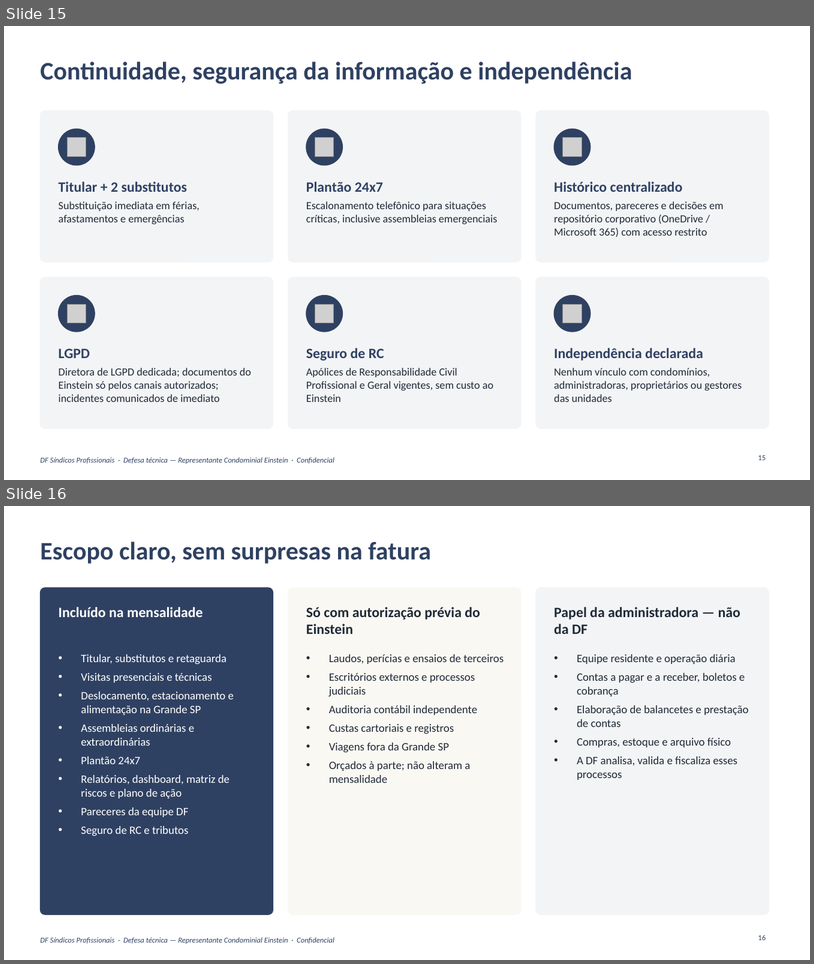
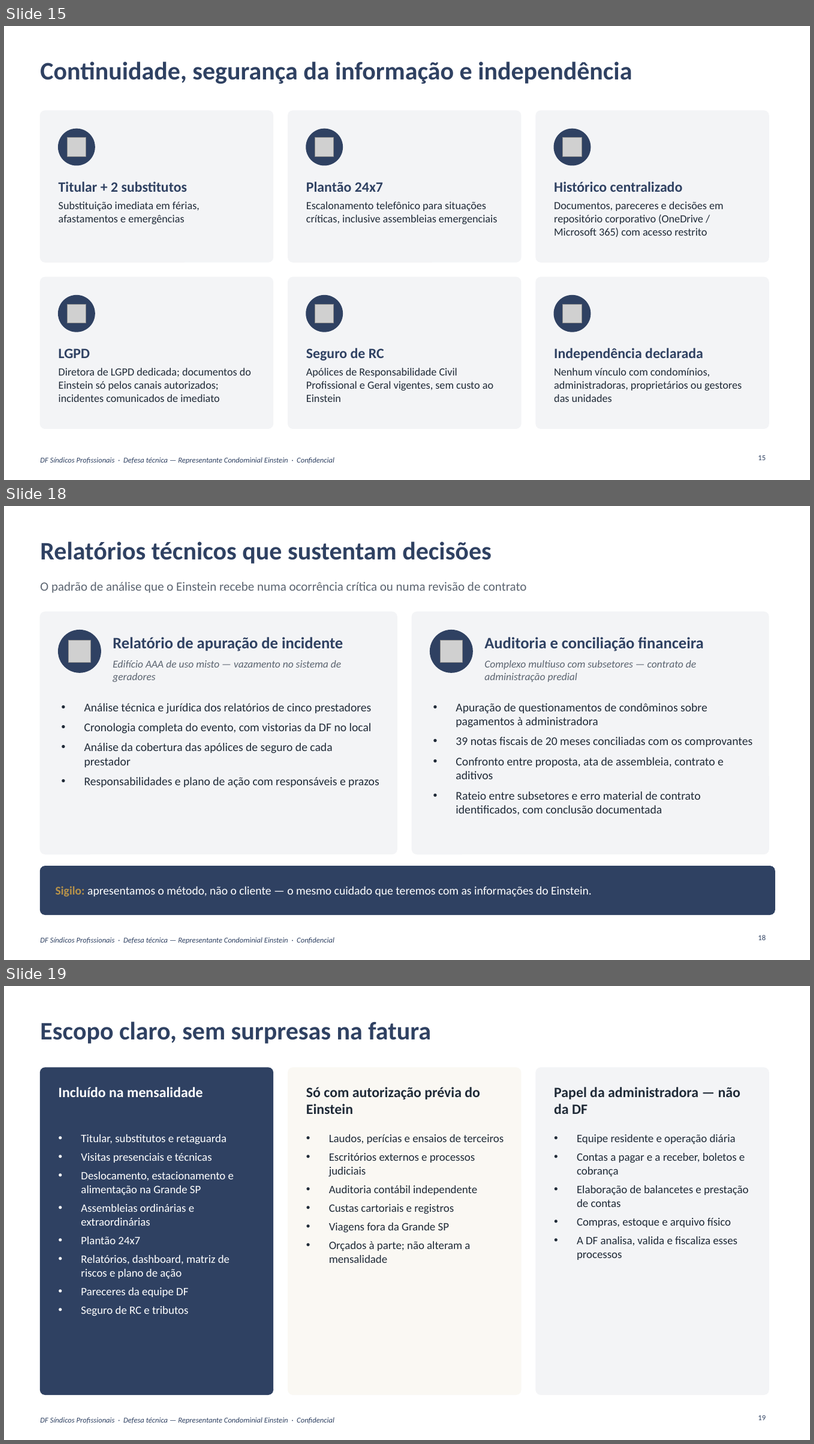
Before and after one commit to caiogavioli/Brainstorm, a slide deck: entregas/apresentacao-13-10/DF_Apresentacao_Einstein_13-10.pptx. Shown one above the other, each under a label of ours: slides 15 and 16 before the commit, slides 15, 18 and 19 after it; the slides between them are not shown. The pictures are 814x964 and 814x1444 pixels, drawn with LibreOffice and Linux fonts; fonts in the diff are those of the drawing; grey boxes stand for pictures; background and template pictures are left out. Boxes give left, top, right and bottom in pixels: in the first picture for what was removed or moved away, otherwise in the second. Text is boxed around its words. In the diff, an @@ line names an element or a change of style, - is before the commit and + after.

```diff
--- a/entregas/apresentacao-13-10/DF_Apresentacao_Einstein_13-10.pptx
+++ b/entregas/apresentacao-13-10/DF_Apresentacao_Einstein_13-10.pptx
@@ slide 18 added at (4, 506, 810, 960), background #FFFFFF; not listed: 1 template element that a slide beside it also shows @@
@@ title added at (40, 541, 492, 564), 30 pt, text #2F4162, bold @@
+Relatórios técnicos que sustentam decisões
@@ text added at (40, 582, 527, 593), 15 pt, text #5B6470 @@
+O padrão de análise que o Einstein recebe numa ocorrência crítica ou numa revisão de contrato
@@ rounded rectangle added at (40, 612, 397, 854), fill #F3F4F6, outline #F3F4F6 1 pt @@
@@ rounded rectangle added at (413, 612, 769, 854), fill #F3F4F6, outline #F3F4F6 1 pt @@
@@ ellipse added at (59, 630, 101, 672), fill #2F4162, outline #2F4162 1 pt @@
@@ ellipse added at (431, 630, 473, 672), fill #2F4162, outline #2F4162 1 pt @@
@@ picture added at (69, 640, 90, 662) @@
@@ text added at (113, 637, 343, 651), 19 pt, text #2F4162, bold @@
+Relatório de apuração de incidente
@@ picture added at (441, 640, 462, 662) @@
@@ text added at (485, 637, 704, 651), 19 pt, text #2F4162, bold @@
+Auditoria e conciliação financeira
@@ text added at (113, 660, 341, 682), 12.5 pt, text #5B6470, italic @@
+Edifício AAA de uso misto — vazamento no sistema de geradores
@@ text added at (485, 660, 696, 682), 12.5 pt, text #5B6470, italic @@
+Complexo multiuso com subsetores — contrato de administração predial
@@ text added at (84, 703, 379, 787), 14 pt, text #1F2A37 @@
+• Análise técnica e jurídica dos relatórios de cinco prestadores
+• Cronologia completa do evento, com vistorias da DF no local
+• Análise da cobertura das apólices de seguro de cada prestador
+• Responsabilidades e plano de ação com responsáveis e prazos
@@ text added at (456, 703, 753, 814), 14 pt, text #1F2A37 @@
+• Apuração de questionamentos de condôminos sobre pagamentos à administradora
+• 39 notas fiscais de 20 meses conciliadas com os comprovantes
+• Confronto entre proposta, ata de assembleia, contrato e aditivos
+• Rateio entre subsetores e erro material de contrato identificados, com conclusão documentada
@@ rounded rectangle added at (40, 866, 776, 915), fill #2F4162, outline #2F4162 1 pt @@
@@ text added at (56, 886, 592, 897), 14 pt, text #FFFFFF @@
+Sigilo: apresentamos o método, não o cliente — o mesmo cuidado que teremos com as informações do Einstein.
@@ page number added at (758, 934, 766, 940), 9 pt, text #2F4162 @@
+18
@@ what was slide 16 is now slide 19 @@
@@ page number at (758, 1415, 766, 1420): text changed @@
-16
+19
```
Also in this commit, not shown: 3 slides changed, 2 other slides added, 10 other files.
